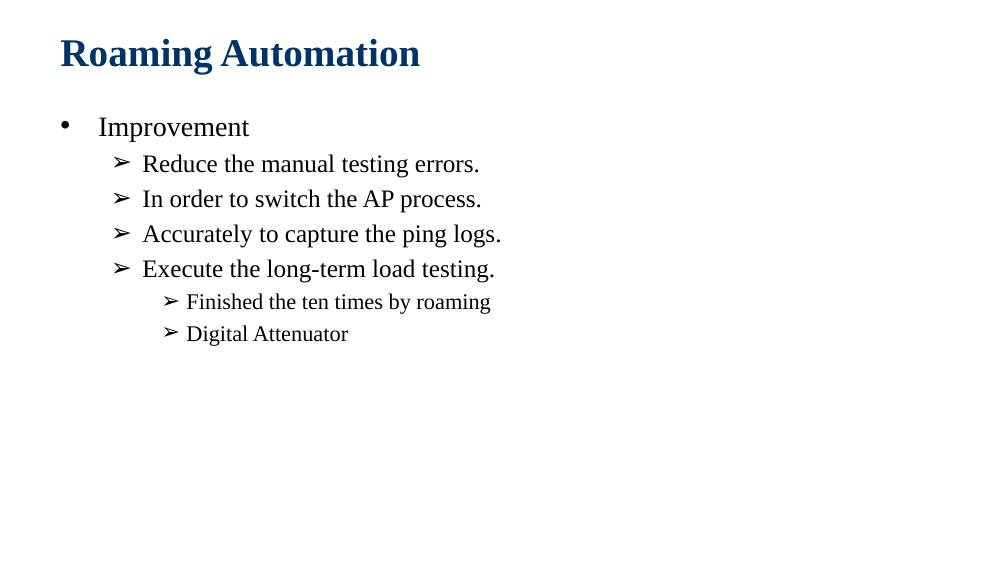
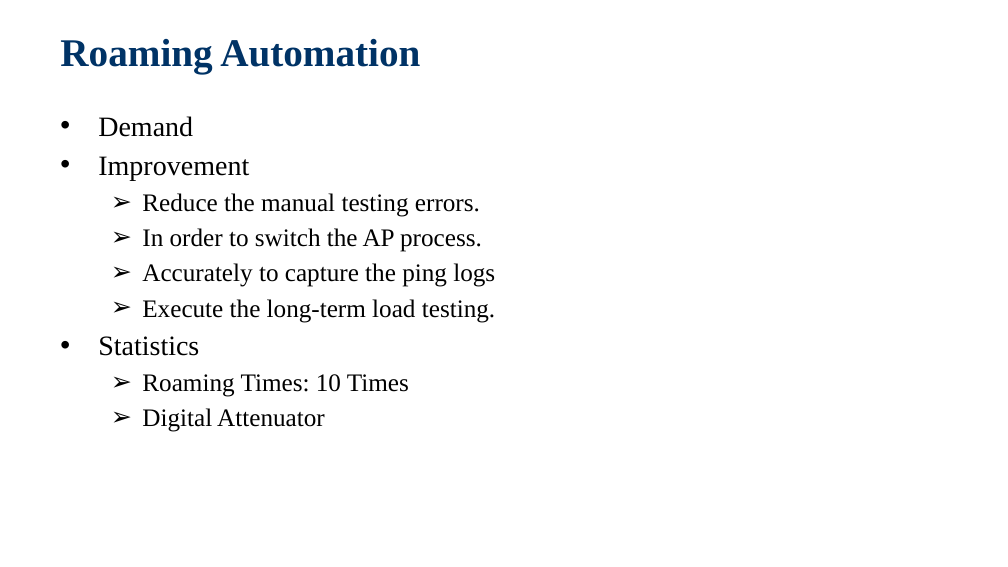
Before and after one commit to jackiejay888/automation, a slide deck: slide 5 of kpi/Test Automation_20200219_2.pptx. Drawn at 1008x567 pixels with LibreOffice and Linux fonts; fonts in the diff are those of the drawing; background and template pictures are left out. Boxes give left, top, right and bottom in pixels: in the first picture for what was removed or moved away, otherwise in the second. Text is boxed around its words. In the diff, an @@ line names an element or a change of style, - is before the commit and + after.

```diff
--- a/kpi/Test Automation_20200219_2.pptx
+++ b/kpi/Test Automation_20200219_2.pptx
@@ text at box(98, 116, 193, 137): paragraph added @@
+  • Demand
@@ text at box(142, 263, 495, 287): text changed @@
-  ➢ Accurately to capture the ping logs.
+  ➢ Accurately to capture the ping logs
@@ text at box(98, 336, 409, 397): text changed; size 16 to 18 pt @@
-    ➢ Finished the ten times by roaming
+  • Statistics
+  ➢ Roaming Times: 10 Times
@@ text at box(142, 408, 325, 432): size 16 to 18 pt in "Digital Attenuator"; list level 3 to 2 in "Digital Attenuator" @@
```
Also in this commit, not shown: 7 other slides changed, 1 other file.
